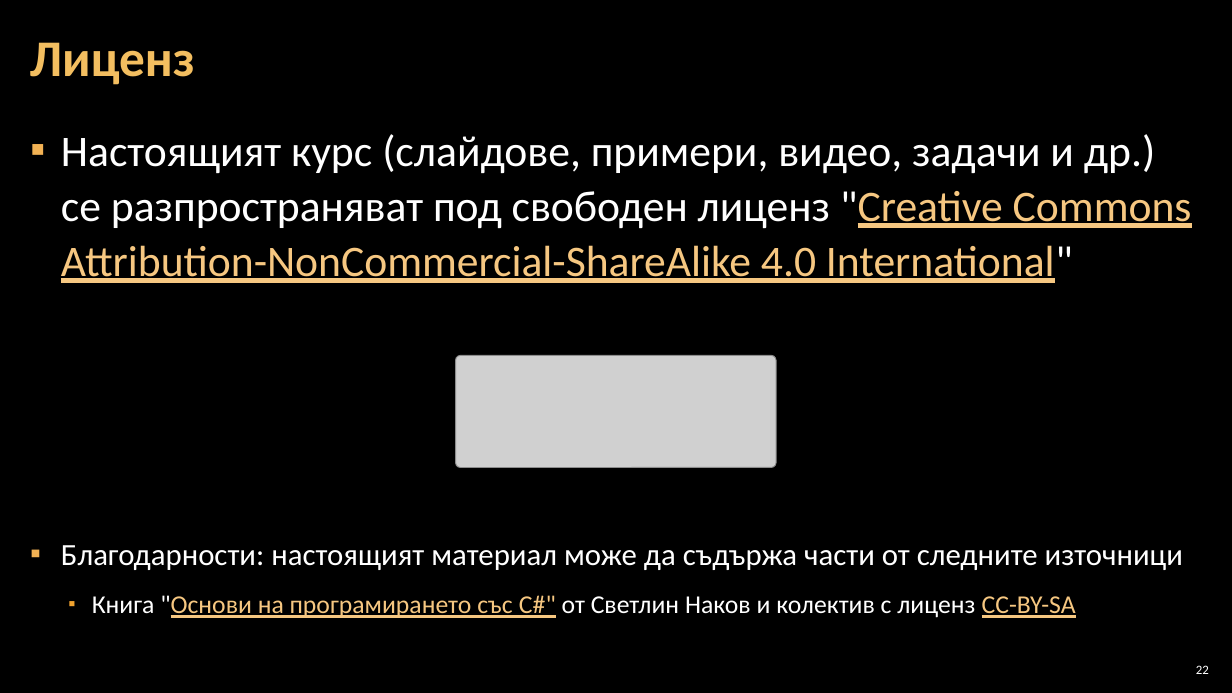
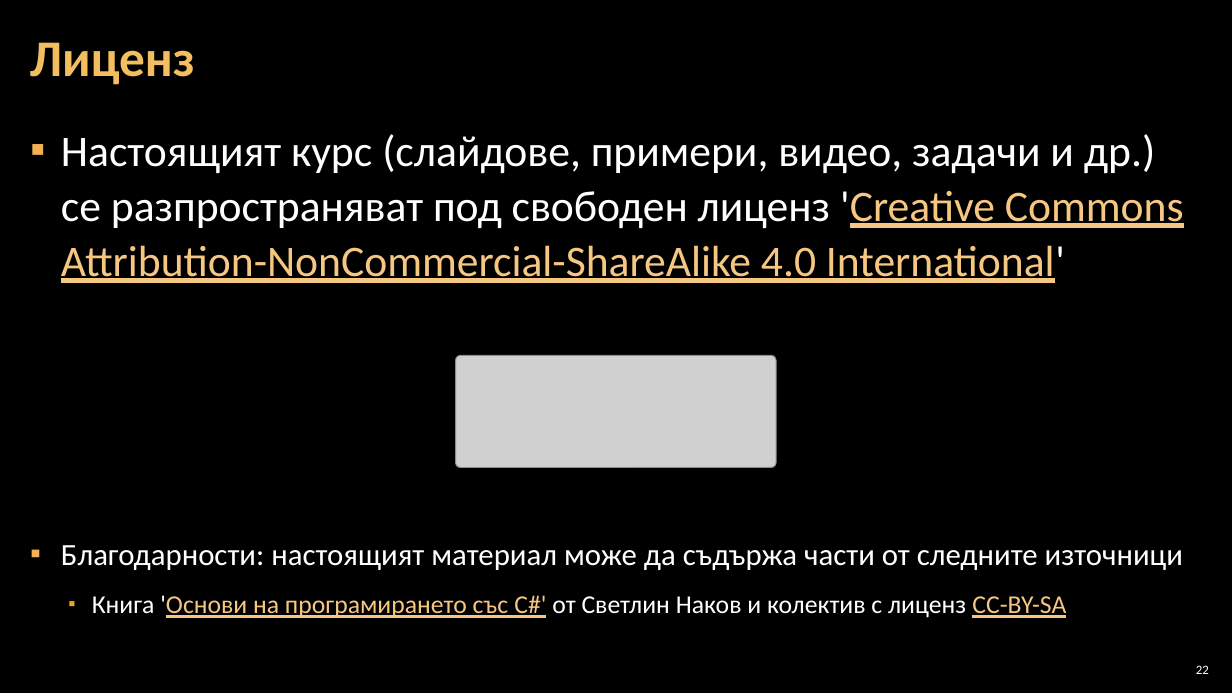
Before and after one commit to Software-University/Python-Basics, a slide deck: slide 22 of 3. Simple-Conditions/3. Simple-Conditions.pptx. Drawn at 1232x693 pixels with LibreOffice and Linux fonts; fonts in the diff are those of the drawing; grey boxes stand for pictures; background and template pictures are left out. Boxes give left, top, right and bottom in pixels: in the first picture for what was removed or moved away, otherwise in the second. Text is boxed around its words. In the diff, an @@ line names an element or a change of style, - is before the commit and + after.

```diff
--- a/3. Simple-Conditions/3. Simple-Conditions.pptx
+++ b/3. Simple-Conditions/3. Simple-Conditions.pptx
@@ text at (x1=61, y1=134, x2=1184, y2=283): text changed @@
-▪ Настоящият курс (слайдове, примери, видео, задачи и др.) се разпространяват под свободен лиценз "Creative Commons Attribution-NonCommercial-ShareAlike 4.0 International"
+▪ Настоящият курс (слайдове, примери, видео, задачи и др.) се разпространяват под свободен лиценз 'Creative Commons Attribution-NonCommercial-ShareAlike 4.0 International'
@@ text at (x1=92, y1=595, x2=1066, y2=618): text changed @@
-  ▪ Книга "Основи на програмирането със C#" от Светлин Наков и колектив с лиценз CC-BY-SA
+  ▪ Книга 'Основи на програмирането със C#' от Светлин Наков и колектив с лиценз CC-BY-SA
```
Also in this commit, not shown: 15 other slides changed, 13 other files.
